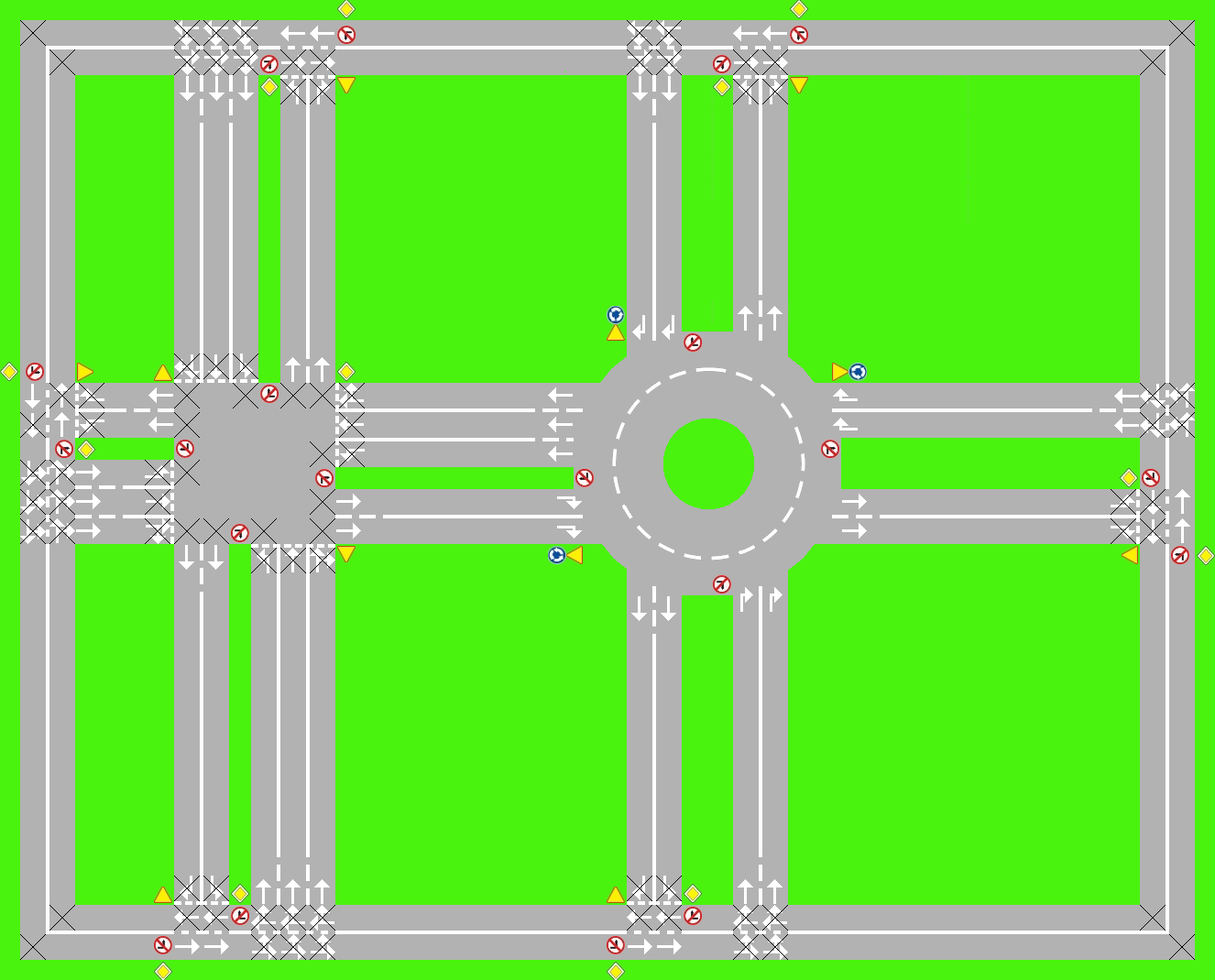
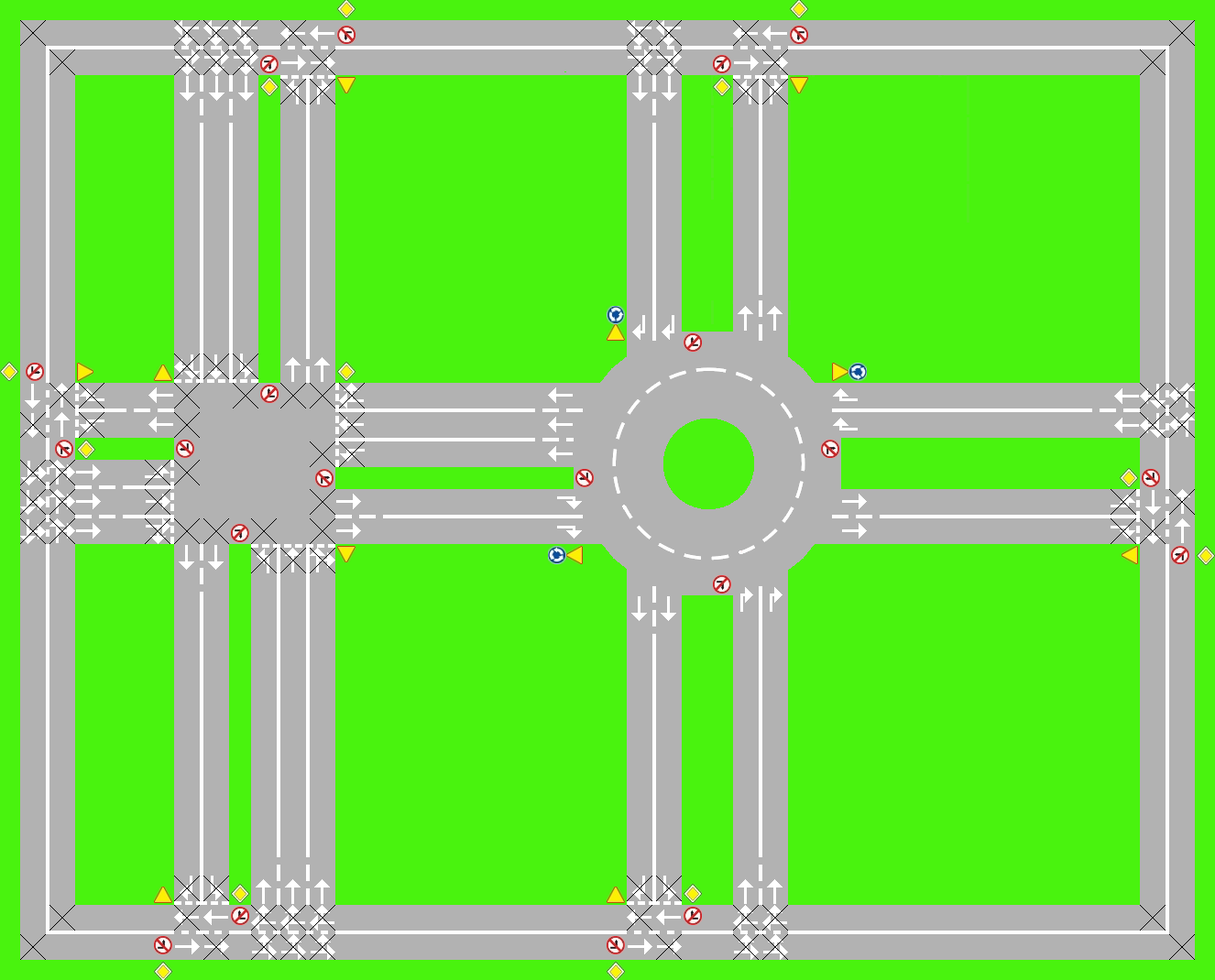
Layers edited between the first and the second 1215×980 image:
added layer "Checkpoints" above "Tło" over [203, 20, 1195, 961]
painted on "Tło" over [203, 20, 1195, 961]
